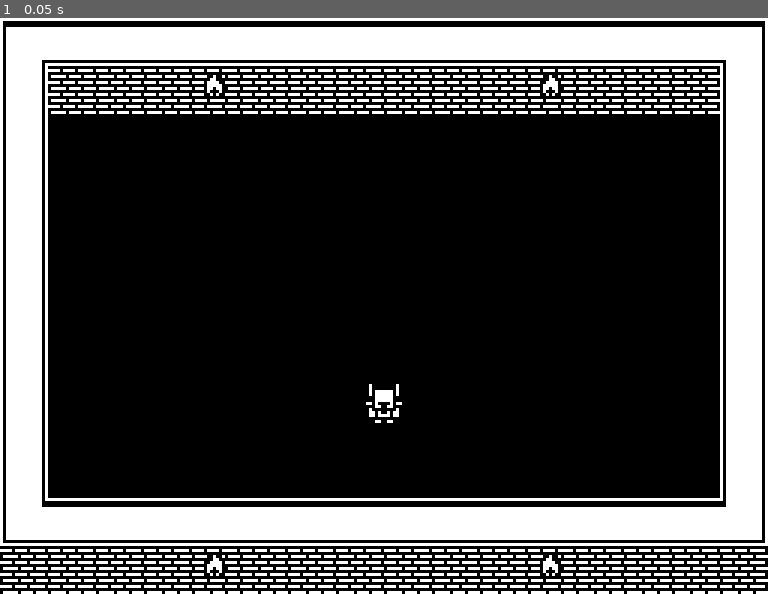
Above: before the commit, frame 1.
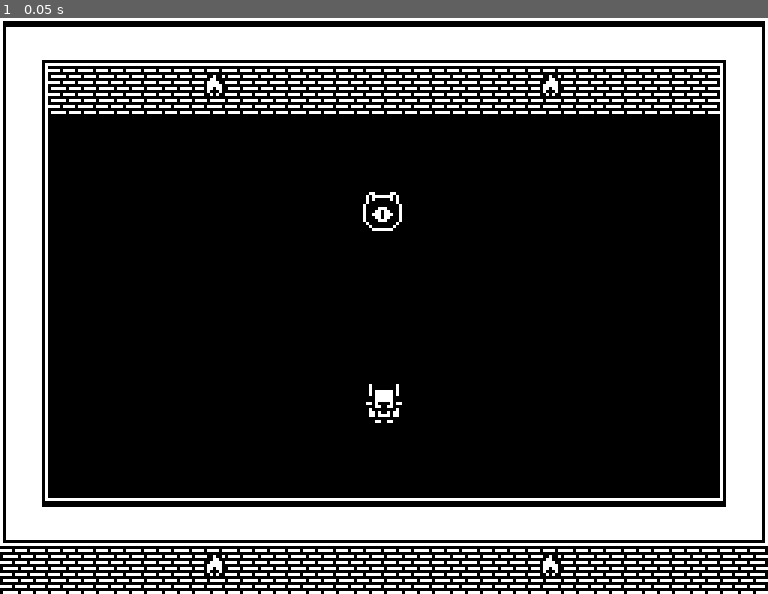
Above: after the commit, the same moment.

Repository: scytail/LiteCrawl2
Game: Godot game, scene res://scenes/game.tscn
Same seed, same stepped clock (60 frames per second), same inputs: the game is played once before the commit and once after it.
Inputs:
- Up to frame 1 (0.05 s): no input

The runs differ from the first frame. In frame 1, 0.1% of the frame differs, in the area x 47-53%, y 30-37%.

Commit message:
added enemy spawning PoC

Diff:
--- /dev/null
+++ b/resources/enemy.gd
@@ -0,0 +1,9 @@
+class_name Enemy
+extends Resource
+
+var health_points: int
+var attack_points: int
+var enemy_scene: Node2D
+
+func attack():
+	pass
--- /dev/null
+++ b/scenes/DemonEye.tscn
@@ -0,0 +1,12 @@
+[gd_scene load_steps=3 format=3 uid="uid://cwc2h2wl7y20l"]
+
+[ext_resource type="Texture2D" uid="uid://ta3vb3upagei" path="res://sprites/Enemies_16x16_nobg.png" id="1_nxg5w"]
+
+[sub_resource type="AtlasTexture" id="AtlasTexture_n15wk"]
+atlas = ExtResource("1_nxg5w")
+region = Rect2(0, 16, 16, 16)
+
+[node name="DemonEye" type="Node2D"]
+
+[node name="Sprite2D" type="Sprite2D" parent="."]
+texture = SubResource("AtlasTexture_n15wk")
--- a/scenes/game.tscn
+++ b/scenes/game.tscn
@@ -1,7 +1,8 @@
-[gd_scene load_steps=3 format=4 uid="uid://gsa875cdb1lf"]
+[gd_scene load_steps=4 format=4 uid="uid://gsa875cdb1lf"]
 
 [ext_resource type="PackedScene" uid="uid://bttqnha5niyt" path="res://scenes/player.tscn" id="1_op802"]
 [ext_resource type="TileSet" uid="uid://bqu7b1hpw4taw" path="res://sprites/world.tres" id="2_2sbvu"]
+[ext_resource type="Script" path="res://scripts/manager.gd" id="3_odegu"]
 
 [node name="Game" type="Node2D"]
 
@@ -11,3 +12,8 @@
 [node name="TileMapLayer" type="TileMapLayer" parent="."]
 tile_map_data = PackedByteArray("AAAAAAsAAAAAAAUAAAABAAsAAAAAAAUAAAACAAsAAAAAAAUAAAADAAsAAAAAAAUAAAAEAAsAAAAEAAUAAAAFAA …(1200 unchanged characters)…
 tile_set = ExtResource("2_2sbvu")
+
+[node name="Manager" type="Node" parent="."]
+script = ExtResource("3_odegu")
+enemy_spawn_range = Vector2i(1, 1)
+enemy_scene_path = "res://scenes/DemonEye.tscn"
--- /dev/null
+++ b/scripts/manager.gd
@@ -0,0 +1,26 @@
+extends Node
+
+
+@export
+var enemy_spawn_range: Vector2i
+@export
+var enemy_scene_path: String
+
+var targetables: Array[Enemy] = []
+
+
+func _ready():
+	_spawn_baddies()
+
+
+func _spawn_baddies():
+	for enemy_count in range(0, randi_range(enemy_spawn_range.x, enemy_spawn_range.y)):
+		var enemy = Enemy.new()
+		enemy.health_points = 1
+		enemy.attack_points = 1
+		targetables.append(enemy)
+
+		var enemy_scene = load(enemy_scene_path)
+		var enemy_node: Node2D = enemy_scene.instantiate()
+		enemy_node.position = Vector2(128,64)
+		add_child(enemy_node)
Binary file added: sprites/Enemies_16x16_nobg.png
Not shown, added: sprites/Enemies_16x16_nobg.png.import
